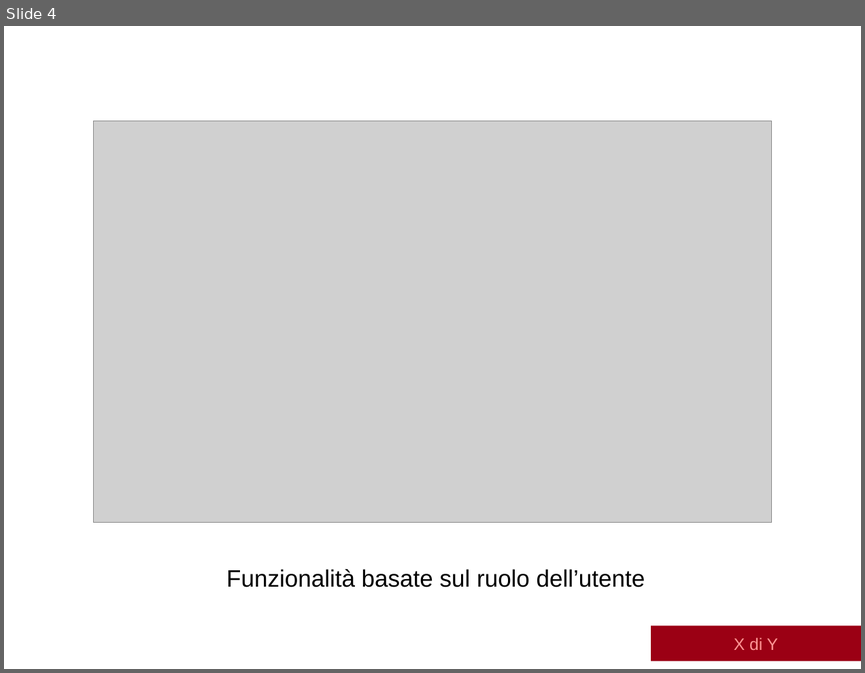
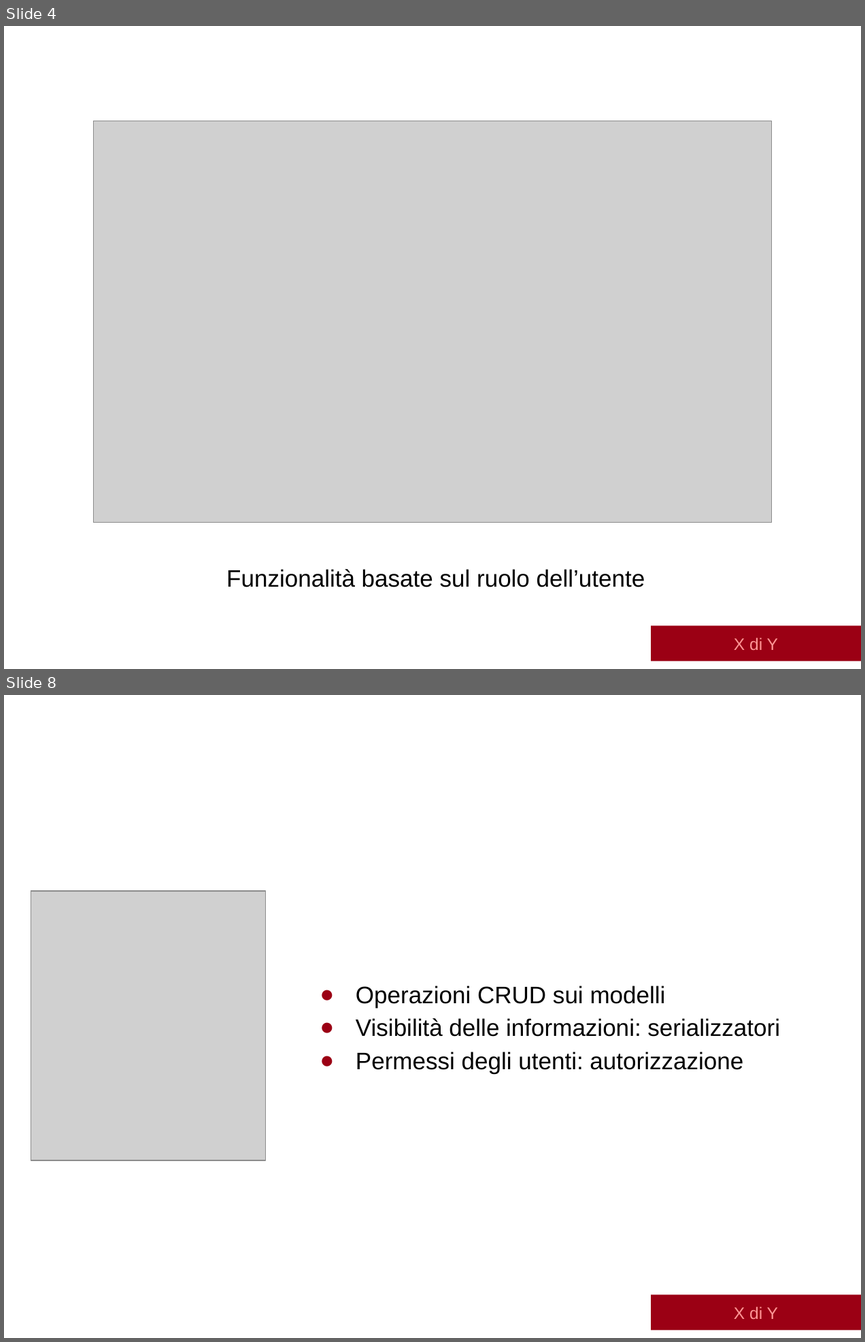
Before and after one commit to albertolazari/tesi, a slide deck: src/presentazione/slide-discussione.pptx. Shown one above the other, each under a label of ours: slide 4 before the commit, slides 4 and 8 after it; the slides between them are not shown. The pictures are 865x673 and 865x1342 pixels, drawn with LibreOffice and Linux fonts; fonts in the diff are those of the drawing; grey boxes stand for pictures; background and template pictures are left out. Boxes give left, top, right and bottom in pixels: in the first picture for what was removed or moved away, otherwise in the second. Text is boxed around its words. In the diff, an @@ line names an element or a change of style, - is before the commit and + after.

```diff
--- a/src/presentazione/slide-discussione.pptx
+++ b/src/presentazione/slide-discussione.pptx
@@ slide 8 added at (x1=4, y1=695, x2=861, y2=1338), background #FFFFFF; not listed: 1 template element that a slide beside it also shows @@
@@ title added at (x1=47, y1=695, x2=535, y2=761), 30 pt, text #FFFFFF @@
+Controller
@@ picture added at (x1=31, y1=892, x2=265, y2=1160) @@
@@ text added at (x1=356, y1=985, x2=780, y2=1073), 20 pt, text #000000 @@
+● Operazioni CRUD sui modelli
+● Visibilità delle informazioni: serializzatori
+● Permessi degli utenti: autorizzazione
@@ rectangle added at (x1=651, y1=1294, x2=861, y2=1329), fill #9B0014, 14 pt, text #FF9696 @@
+X di Y
```
Also in this commit, not shown: 2 slides changed, 4 other slides added.
